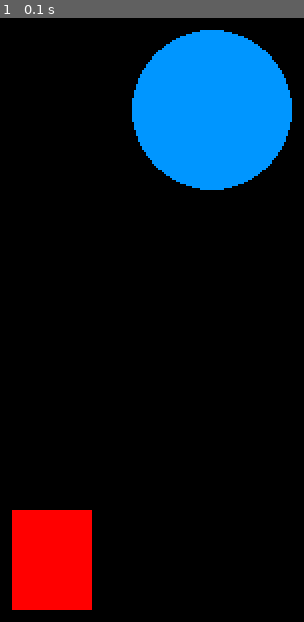
Above: before the commit, frame 1.
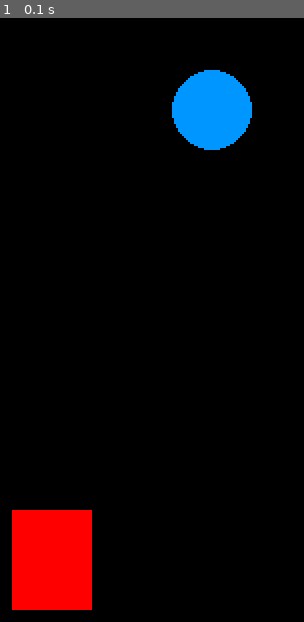
Above: after the commit, the same moment.

Repository: thiagorocco/Pygame
Game: pygame game, started from 0-conceitos/02-desenhando-objetos.py
Two runs of this game, one before a commit and one after it. Both use one fixed random seed, a clock stepped at 60 frames per second and the inputs below.
Inputs:
- Up to frame 1 (0.1 s): no input

The runs differ from the first frame. In frame 1, 8.2% of the frame differs, in the area x 43-97%, y 1-29%.

Commit message:
organizando propriedades das figuras

Diff:
--- a/0-conceitos/02-desenhando-objetos.py
+++ b/0-conceitos/02-desenhando-objetos.py
@@ -24,15 +24,17 @@
 
     posRectX = 200
     posRectY = 300
-    posCircleX = 300
-    posCircleY = 100
     largRect = 40
     altRect = 50
     rgbRect = (255, 0, 0)
-    rgbCircle = (0,150,255)
+
+    posCircleX = 300
+    posCircleY = 100
+    raioCircle = 20
+    rgbCircle = (0, 150, 255)
 
 
-    pygame.draw.rect(tela, rgbRect, (posRectX, posRectY, largRect, altRect))
-    pygame.draw.circle(tela, rgbCircle, (posCircleX,posCircleY), 40)
+    pygame.draw.rect( tela, rgbRect, (posRectX, posRectY, largRect, altRect))
+    pygame.draw.circle(tela, rgbCircle, (posCircleX, posCircleY), raioCircle)
 
     pygame.display.update()
